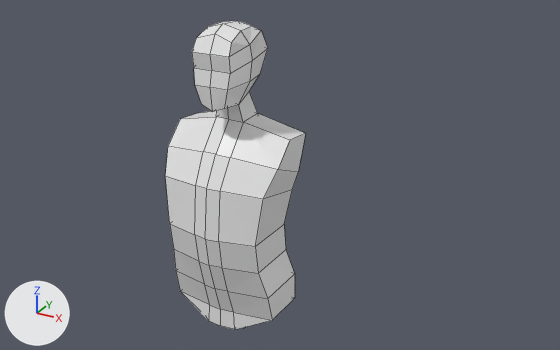
An edit to the Blender file section_3.blend, drawn before and after from the same camera.
Both versions are drawn from a 50 mm lens placed at (1.104, -1.727, 2.234), pointed at (0.125, 0.053, 1.344). The lights are fixed; the arrows at lower left show +X, +Y and +Z. Mesh edges are drawn as thin lines.

The older version as bpy lines, for what is in view:
```python
me_cube = bpy.data.meshes.new('Cube')
me_cube.from_pydata(...)  # 75 vertices, 60 faces; spans x 0.0..1.12, y -0.94..0.63, z -2.03..3.59
me_cube.materials.append(mat_material)  # white #e7e7e7
# before: 56 (0.23, -0.55, 2.29) at pixel (224, 108), 69 (0.32, -0.59, 2.63) at pixel (227, 90)
# before: 67 (0.4, 0.31, 2.69) at pixel (260, 73), 68 (0.47, 0.46, 3.1) at pixel (267, 48)
ob_cube = bpy.data.objects.new('Cube', me_cube)
ob_cube.location = (0.0, 0.0, 1.202)
ob_cube.scale = (0.161, 0.161, 0.161)
_m = ob_cube.modifiers.new('Mirror', 'MIRROR')
_m.use_clip = True
```
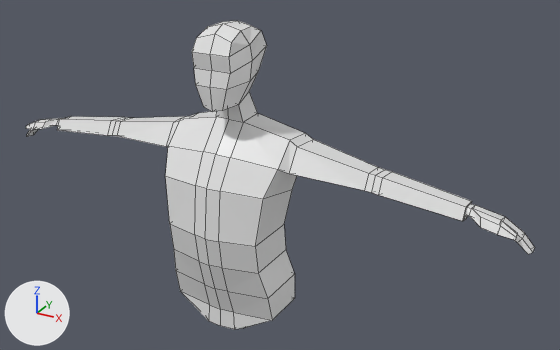
Location of each change, (x1, y1, x2, y2) in pixels of the pictures (560 x 350 px; the box of a moved part takes in the faces that stretch with it):
'Cube', reshaped (259% wider): before (165, 21, 306, 329); after (26, 21, 535, 329)
part 1 of me_cube, built on: before (278, 133, 306, 172); after (26, 116, 535, 254)
part 2 of me_cube, moved or reshaped: (194, 61, 252, 112) in both
part 3 of me_cube, moved or reshaped: before (239, 31, 268, 104); after (239, 31, 267, 104)

Patch to the scene script:
```diff
--- a/section_3.blend.py
+++ b/section_3.blend.py
@@ me_cube @@
 # used by ob_cube; location = (0.0, 0.0, 1.202); scale = (0.161, 0.161, 0.161)
 # verts and faces of me_cube; kept vertices keep their numbers, new ones are numbered from 75
-me_cube.from_pydata(...)  # 75 vertices, 60 faces; spans x 0.0..1.12, y -0.94..0.63, z -2.03..3.59
+me_cube.from_pydata(...)  # 127 vertices, 108 faces; spans x 0.0..5.23, y -0.94..0.65, z -2.03..3.59
+# me_cube part 1
+# 1 face is deleted
+# 52 vertices are added at x 1.23..5.23, y -0.24..0.65, z 0.57..1.61
+# 49 new faces join them
+# me_cube part 2
+verts[56] = (0.19, -0.55, 2.25)  # moved, pixel (222, 110)
+verts[69] = (0.3, -0.59, 2.63)  # moved, pixel (226, 89)
+# me_cube part 3
+verts[67] = (0.38, 0.31, 2.73)  # moved, pixel (258, 70)
+verts[68] = (0.45, 0.46, 3.14)  # moved, pixel (266, 45)
 me_cube.materials.append(mat_material)
```
